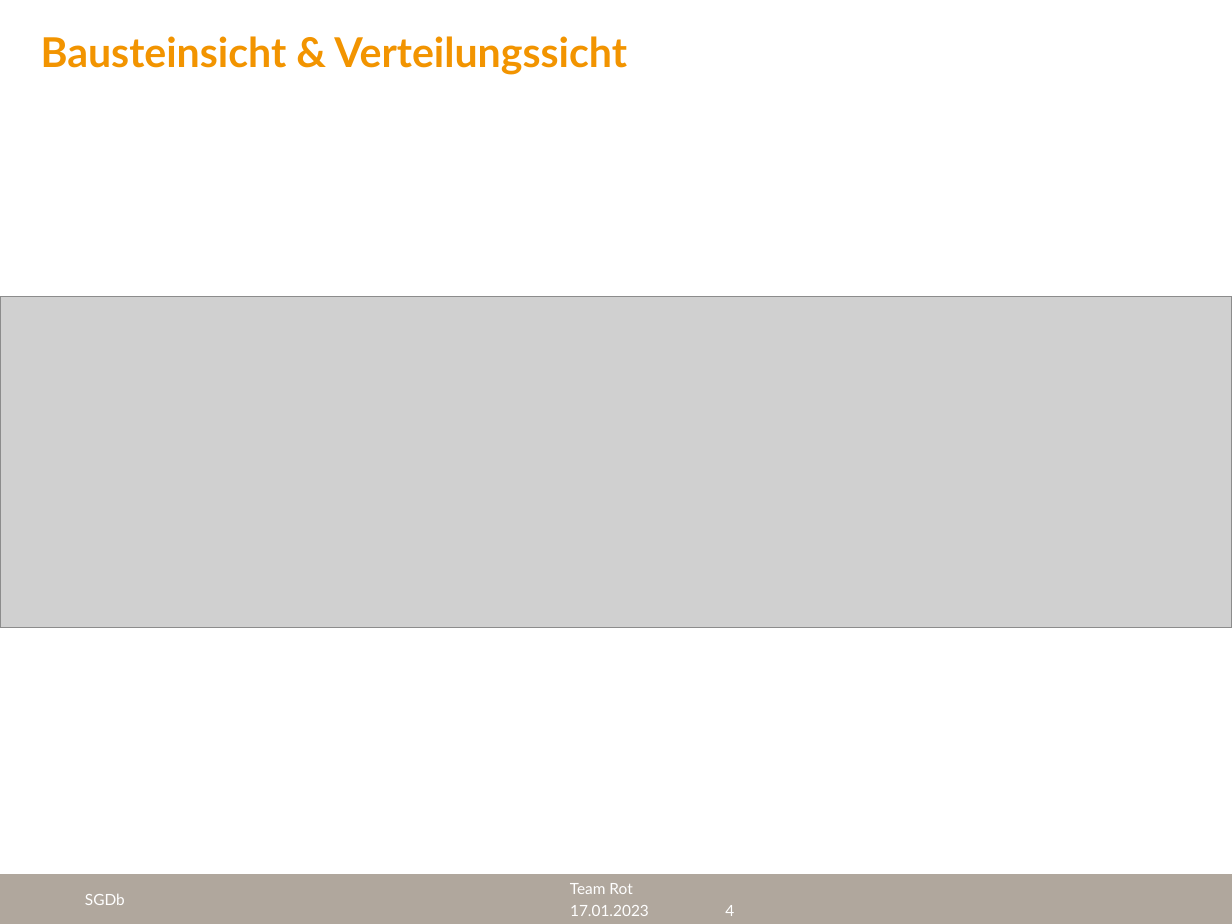
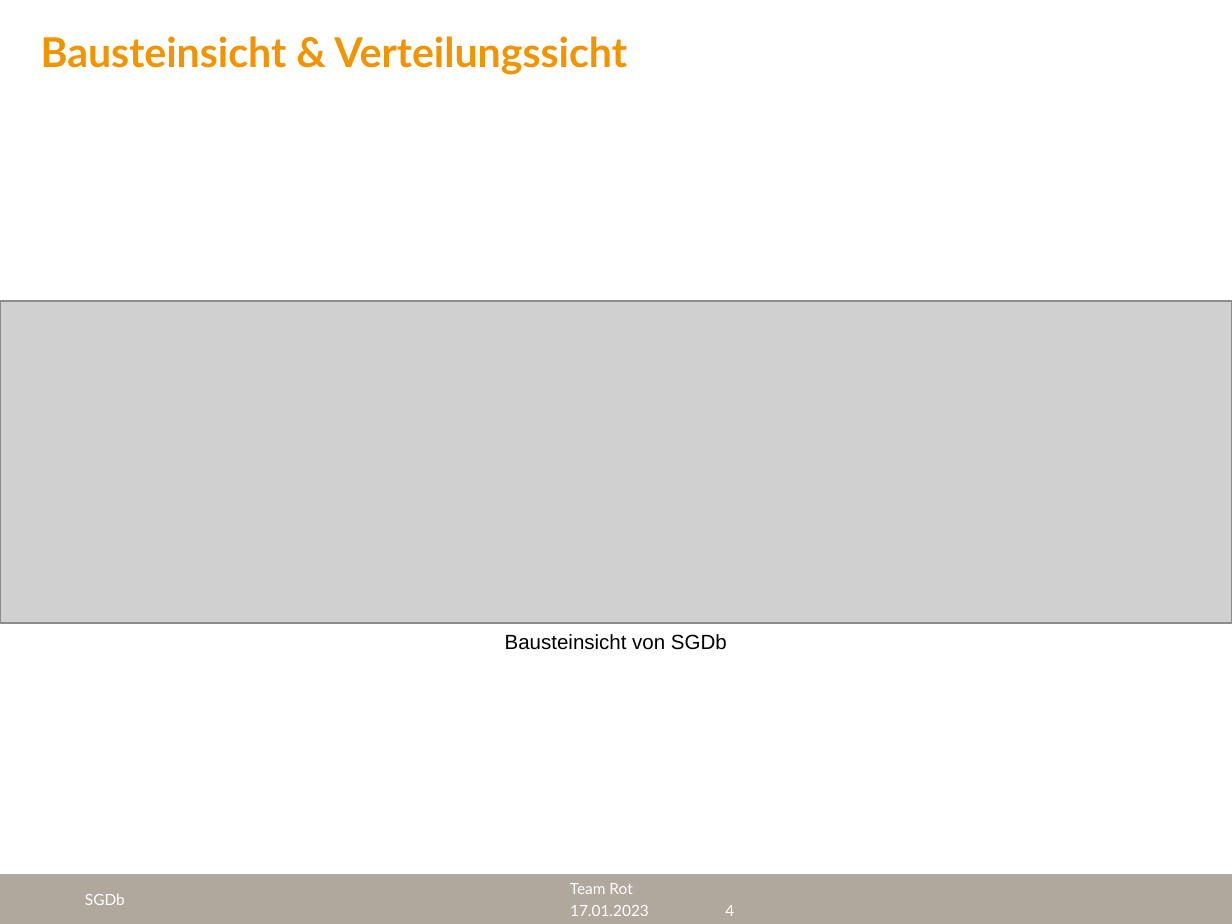
Before and after one commit to cyberlytics/SGDb, a slide deck: slide 4 of sys_doc/presentation/20230117_TeamRot_Ergebnis.pptx. Drawn at 1232x924 pixels with LibreOffice and Linux fonts; fonts in the diff are those of the drawing; grey boxes stand for pictures; background and template pictures are left out. Boxes give left, top, right and bottom in pixels: in the first picture for what was removed or moved away, otherwise in the second. Text is boxed around its words. In the diff, an @@ line names an element or a change of style, - is before the commit and + after.

```diff
--- a/sys_doc/presentation/20230117_TeamRot_Ergebnis.pptx
+++ b/sys_doc/presentation/20230117_TeamRot_Ergebnis.pptx
@@ picture: place and size @@
-picture at bbox=[0, 297, 1232, 627]
+picture at bbox=[0, 301, 1232, 622]
@@ text added at bbox=[505, 634, 727, 650], 12 pt, text #000000 @@
+Bausteinsicht von SGDb
```
Also in this commit, not shown: 3 other slides changed, 3 other files.
